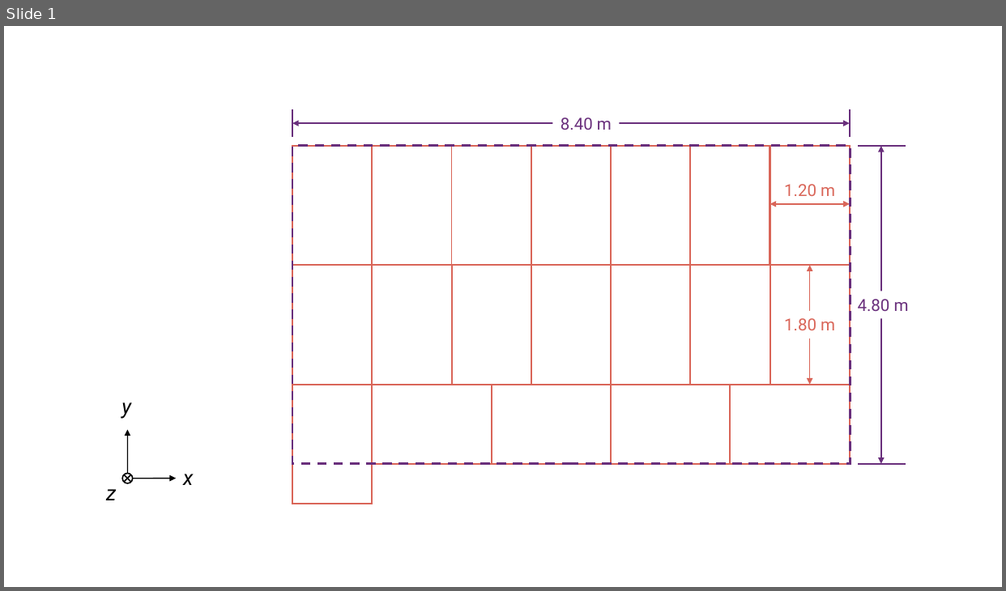
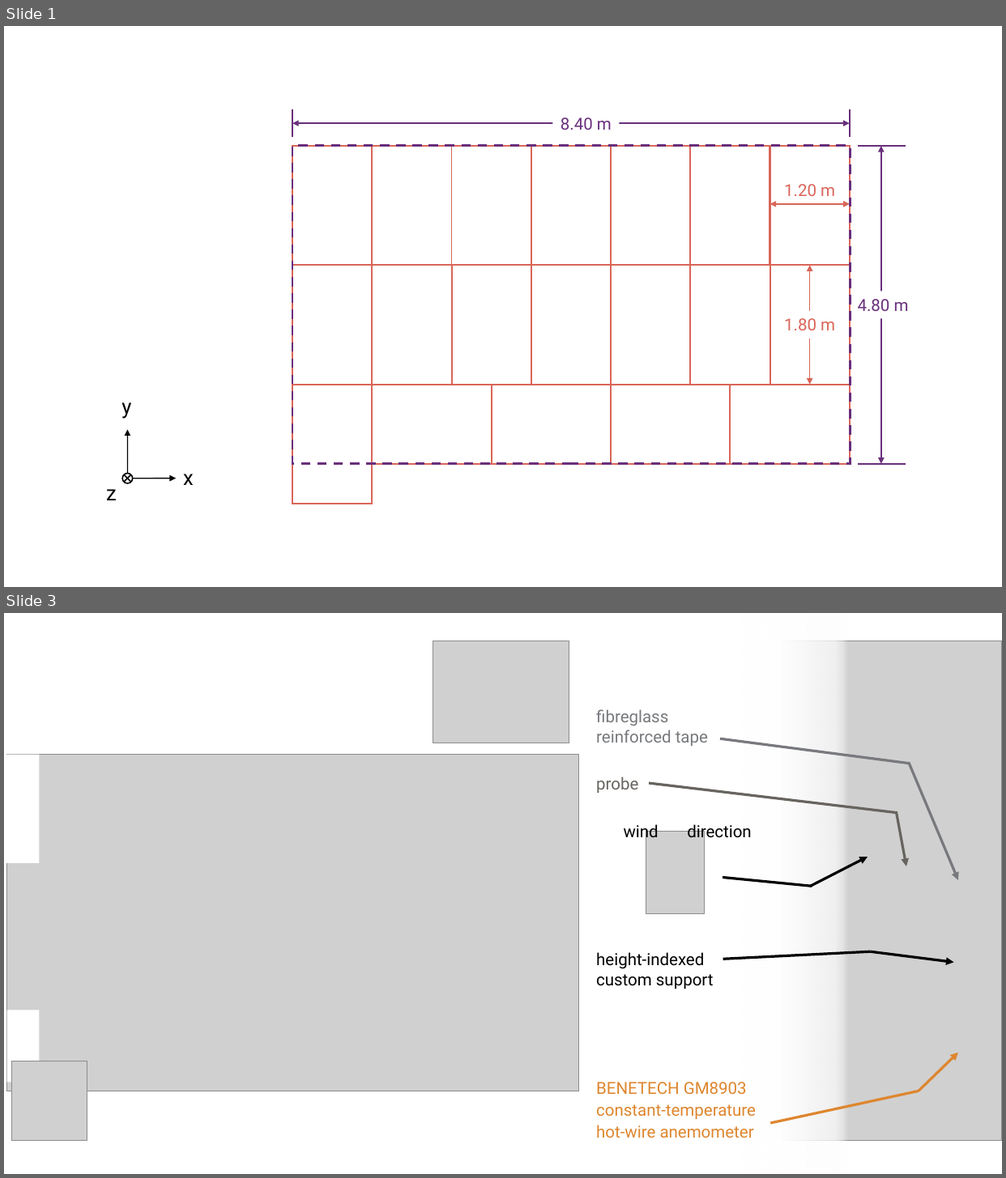
Before and after one commit to GH-X-ST/Nausicaa, a slide deck: 01_Thermal/D_sketch/Flight Arena Sketch.pptx. Shown one above the other, each under a label of ours: slide 1 before the commit, slides 1 and 3 after it; the slides between them are not shown. The pictures are 1006x591 and 1006x1178 pixels, drawn with LibreOffice and Linux fonts; fonts in the diff are those of the drawing; grey boxes stand for pictures. Boxes give left, top, right and bottom in pixels: in the first picture for what was removed or moved away, otherwise in the second. Text is boxed around its words. In the diff, an @@ line names an element or a change of style, - is before the commit and + after.

```diff
--- a/01_Thermal/D_sketch/Flight Arena Sketch.pptx
+++ b/01_Thermal/D_sketch/Flight Arena Sketch.pptx
@@ slide 3 added at [4,613,1002,1174], background #FFFFFF @@
@@ rectangle added at [741,613,848,1174], fill gradient #FFFFFF to #FEFEFE to #FCFCFC @@
@@ picture added at [433,641,569,743] @@
@@ picture added at [745,641,1001,1142] @@
@@ text added at [596,709,708,746], 16 pt, text #77797D @@
+fibreglass reinforced tape
@@ rectangle added at [4,755,39,863], fill #FFFFFF @@
@@ picture added at [7,755,579,1092] @@
@@ line added from (910, 764) to (720, 739), #77797D 2.5 pt @@
@@ text added at [596,777,638,793], 16 pt, text #67645F @@
+probe
@@ arrow added from (909, 763) to (958, 880), #77797D 2.5 pt @@
@@ line added from (898, 813) to (650, 783), #67645F 2.5 pt @@
@@ text added at [624,824,752,842], 16 pt, text #000000 @@
+wind direction
@@ arrow added from (897, 812) to (907, 867), #67645F 2.5 pt @@
@@ picture added at [646,832,704,914] @@
@@ line added from (812, 886) to (722, 877), #000000 2.5 pt @@
@@ arrow added from (810, 886) to (868, 857), #000000 2.5 pt @@
@@ text added at [596,952,714,990], 16 pt, text #000000 @@
+height-indexed
+custom support
@@ line added from (870, 952) to (723, 959), #000000 2.5 pt @@
@@ arrow added from (870, 952) to (954, 963), #000000 2.5 pt @@
@@ rectangle added at [7,1011,39,1082], fill #FFFFFF @@
@@ picture added at [11,1062,87,1142] @@
@@ arrow added from (918, 1092) to (958, 1053), #DE862F 2.5 pt @@
@@ text added at [596,1082,756,1138], 16 pt, text #DE862F @@
+BENETECH GM8903 constant‑temperature hot‑wire anemometer
@@ line added from (918, 1092) to (770, 1123), #DE862F 2.5 pt @@
@@ slide 1 changed as well @@
@@ text "y" at [121,403,131,419]: italic off @@
@@ text "z" at [106,489,117,501]: italic off @@
```
Also in this commit, not shown: 1 other slide changed, 5 other files.
